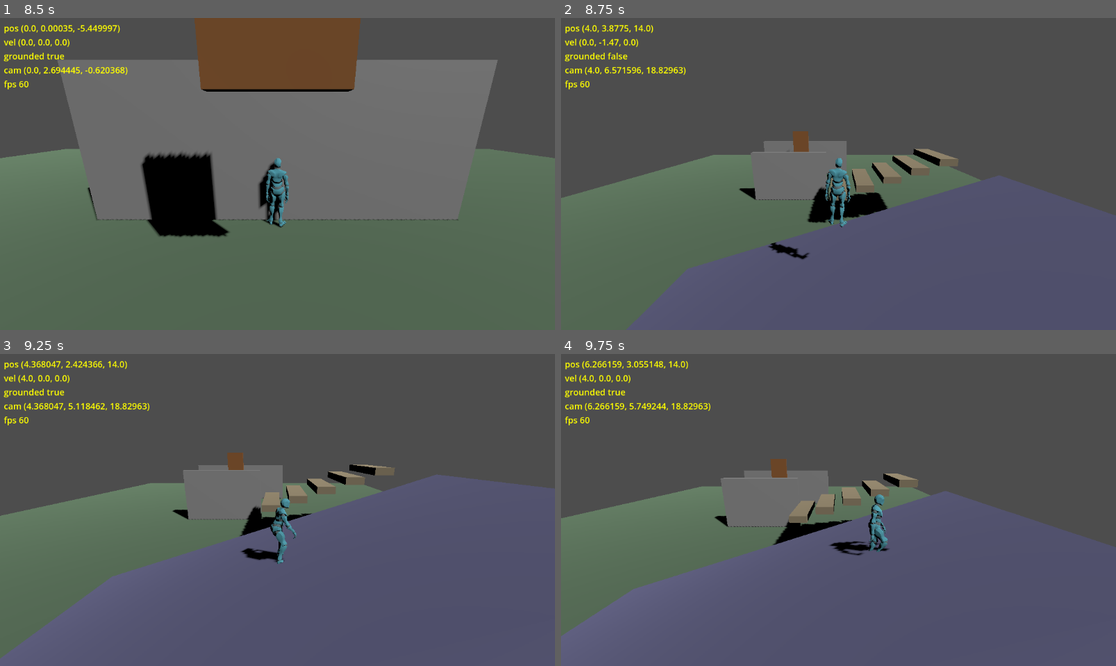
Above: before the commit, frames 1-4 (two rows, left to right).
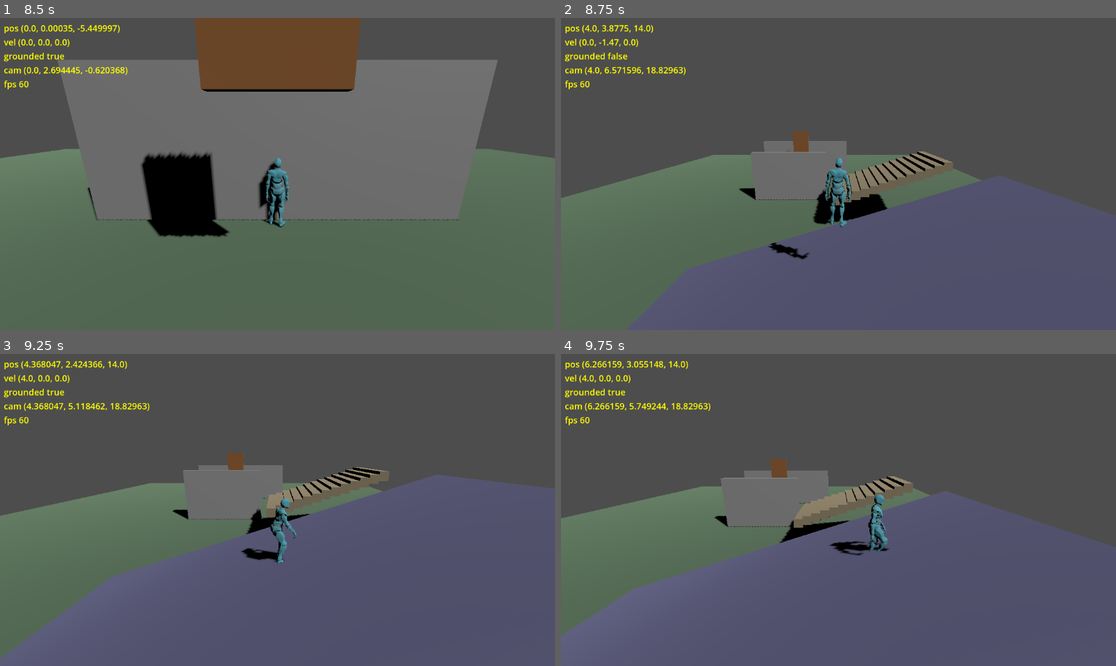
Above: after the commit, the same moments.

Repository: ys1382/zij
Game: Godot game, scene res://test/test_runner.tscn
Two runs of this game, one before a commit and one after it. Both use one fixed random seed, a clock stepped at 60 frames per second and the inputs below. This scene is started directly instead of the project's main scene.
Inputs (mouse positions are in pixels of both pictures, inside the frame that each line leads up to):
- Up to frame 1 (8.5 s): move the mouse to (305, 174) at 0.52 s; hold W (move_forward) 0.53-5.78 s; tap Space (jump) at 0.77, 1.52, 3.02, 3.77, 4.52, 5.75, 6.02, 6.77, 7.52 s; move the mouse to (249, 174) at 1.27 s; move the mouse to (288, 167) at 2.02 s; move the mouse to (271, 180) at 2.77 s; move the mouse to (316, 177) at 3.52 s; tap Enter at 4.25 s; move the mouse to (233, 170) at 4.27 s; move the mouse to (283, 174) at 5.02 s; move the mouse to (255, 167) at 5.77 s; hold D (move_right) 5.78-6.53 s; move the mouse to (305, 174) at 6.52 s; hold W (move_forward) from 6.53 s (still down); move the mouse to (249, 174) at 7.27 s; move the mouse to (288, 167) at 8.02 s
- Up to frame 2 (8.75 s): keep holding W (move_forward)
- Up to frame 3 (9.25 s): move the mouse to (271, 516) at 8.77 s; release W (move_forward) at 8.78 s; hold A (move_left) from 8.78 s (still down); tap Space (jump) at 9.02 s
- Up to frame 4 (9.75 s): move the mouse to (877, 513) at 9.52 s; release A (move_left) at 9.53 s; hold W (move_forward) from 9.53 s (still down)

Frame 1 is identical in both runs. In frame 2, 1.1% of the frame differs, in the area x 44-72%, y 41-67%; in frame 3, 1.0%; in frame 4, 0.8%.

Commit message:
Fix humanoid sinking into stairs: align step tops to collider surface
The stairs used a smooth ramp collider hidden under chunky step boxes that
protruded above it, so feet sank knee-deep. Rebuilt the visual as 13 shallow
steps whose tops sit exactly on the walkable collider surface. Collider
unchanged -> all 28 checks still pass. Added mid-climb side-view captures
(06_ramp_mid / 07_stairs_mid) to verify feet plant on the surface.

Co-Authored-By: Claude Opus 4.8 <noreply@anthropic.com>

Diff:
--- a/test/test_runner.gd
+++ b/test/test_runner.gd
@@ -202,6 +202,11 @@
 	var sampled := 0
 	var no_sink := true
 	var monotonic := true
+	# Side camera to see the feet-vs-surface profile mid-climb.
+	var sidecam := Camera3D.new()
+	add_child(sidecam)
+	var mid_done := false
+	var mid_shot := shot.replace(".png", "_mid.png")
 	player.test_input = Vector2(1, 0)   # +X, uphill
 	for i in range(200):
 		# stop before the player walks off the top edge (~x=10.5)
@@ -213,6 +218,15 @@
 		peak_y = max(peak_y, y)
 		if player.is_on_floor():
 			grounded_count += 1
+		# Halfway up (~x=7): capture a side view showing feet on the surface.
+		if not mid_done and player.global_position.x > 7.0:
+			mid_done = true
+			sidecam.current = true
+			var p: Vector3 = player.global_position
+			sidecam.global_position = p + Vector3(0.5, 1.0, 6.0)
+			sidecam.look_at(p + Vector3(0, 0.6, 0))
+			await capture(mid_shot)
+			player.get_node("SpringArm3D").get_node("Camera3D").current = true
 		# expected surface y under the player: ~2.3 at x=4 rising 0.333/unit.
 		# Player is feet-origin (humanoid), so y should sit ~at the surface.
 		var surf: float = 2.3 + (player.global_position.x - 4.0) * 0.333
--- a/world/stairs_slope.tscn
+++ b/world/stairs_slope.tscn
@@ -13,7 +13,7 @@
 size = Vector3(14, 5, 6)
 
 [sub_resource type="BoxMesh" id="BoxMesh_step"]
-size = Vector3(1, 0.4, 4)
+size = Vector3(0.5, 0.5, 4)
 
 [node name="StairsSlope" type="Node3D"]
 
@@ -39,26 +39,66 @@
 shape = SubResource("BoxShape3D_ramp")
 
 [node name="Step0" type="MeshInstance3D" parent="Stairs"]
-transform = Transform3D(1, 0, 0, 0, 1, 0, 0, 0, 1, 4, 2.3, -4)
+transform = Transform3D(1, 0, 0, 0, 1, 0, 0, 0, 1, 4.0, 2.06, -4)
 mesh = SubResource("BoxMesh_step")
 material_override = SubResource("Mat_step")
 
 [node name="Step1" type="MeshInstance3D" parent="Stairs"]
-transform = Transform3D(1, 0, 0, 0, 1, 0, 0, 0, 1, 5.5, 2.8, -4)
+transform = Transform3D(1, 0, 0, 0, 1, 0, 0, 0, 1, 4.5, 2.227, -4)
 mesh = SubResource("BoxMesh_step")
 material_override = SubResource("Mat_step")
 
 [node name="Step2" type="MeshInstance3D" parent="Stairs"]
-transform = Transform3D(1, 0, 0, 0, 1, 0, 0, 0, 1, 7, 3.3, -4)
+transform = Transform3D(1, 0, 0, 0, 1, 0, 0, 0, 1, 5.0, 2.393, -4)
 mesh = SubResource("BoxMesh_step")
 material_override = SubResource("Mat_step")
 
 [node name="Step3" type="MeshInstance3D" parent="Stairs"]
-transform = Transform3D(1, 0, 0, 0, 1, 0, 0, 0, 1, 8.5, 3.8, -4)
+transform = Transform3D(1, 0, 0, 0, 1, 0, 0, 0, 1, 5.5, 2.559, -4)
 mesh = SubResource("BoxMesh_step")
 material_override = SubResource("Mat_step")
 
 [node name="Step4" type="MeshInstance3D" parent="Stairs"]
-transform = Transform3D(1, 0, 0, 0, 1, 0, 0, 0, 1, 10, 4.3, -4)
+transform = Transform3D(1, 0, 0, 0, 1, 0, 0, 0, 1, 6.0, 2.726, -4)
 mesh = SubResource("BoxMesh_step")
 material_override = SubResource("Mat_step")
+
+[node name="Step5" type="MeshInstance3D" parent="Stairs"]
+transform = Transform3D(1, 0, 0, 0, 1, 0, 0, 0, 1, 6.5, 2.893, -4)
+mesh = SubResource("BoxMesh_step")
+material_override = SubResource("Mat_step")
+
+[node name="Step6" type="MeshInstance3D" parent="Stairs"]
+transform = Transform3D(1, 0, 0, 0, 1, 0, 0, 0, 1, 7.0, 3.059, -4)
+mesh = SubResource("BoxMesh_step")
+material_override = SubResource("Mat_step")
+
+[node name="Step7" type="MeshInstance3D" parent="Stairs"]
+transform = Transform3D(1, 0, 0, 0, 1, 0, 0, 0, 1, 7.5, 3.226, -4)
+mesh = SubResource("BoxMesh_step")
+material_override = SubResource("Mat_step")
+
+[node name="Step8" type="MeshInstance3D" parent="Stairs"]
+transform = Transform3D(1, 0, 0, 0, 1, 0, 0, 0, 1, 8.0, 3.392, -4)
+mesh = SubResource("BoxMesh_step")
+material_override = SubResource("Mat_step")
+
+[node name="Step9" type="MeshInstance3D" parent="Stairs"]
+transform = Transform3D(1, 0, 0, 0, 1, 0, 0, 0, 1, 8.5, 3.559, -4)
+mesh = SubResource("BoxMesh_step")
+material_override = SubResource("Mat_step")
+
+[node name="Step10" type="MeshInstance3D" parent="Stairs"]
+transform = Transform3D(1, 0, 0, 0, 1, 0, 0, 0, 1, 9.0, 3.725, -4)
+mesh = SubResource("BoxMesh_step")
+material_override = SubResource("Mat_step")
+
+[node name="Step11" type="MeshInstance3D" parent="Stairs"]
+transform = Transform3D(1, 0, 0, 0, 1, 0, 0, 0, 1, 9.5, 3.892, -4)
+mesh = SubResource("BoxMesh_step")
+material_override = SubResource("Mat_step")
+
+[node name="Step12" type="MeshInstance3D" parent="Stairs"]
+transform = Transform3D(1, 0, 0, 0, 1, 0, 0, 0, 1, 10.0, 4.058, -4)
+mesh = SubResource("BoxMesh_step")
+material_override = SubResource("Mat_step")
